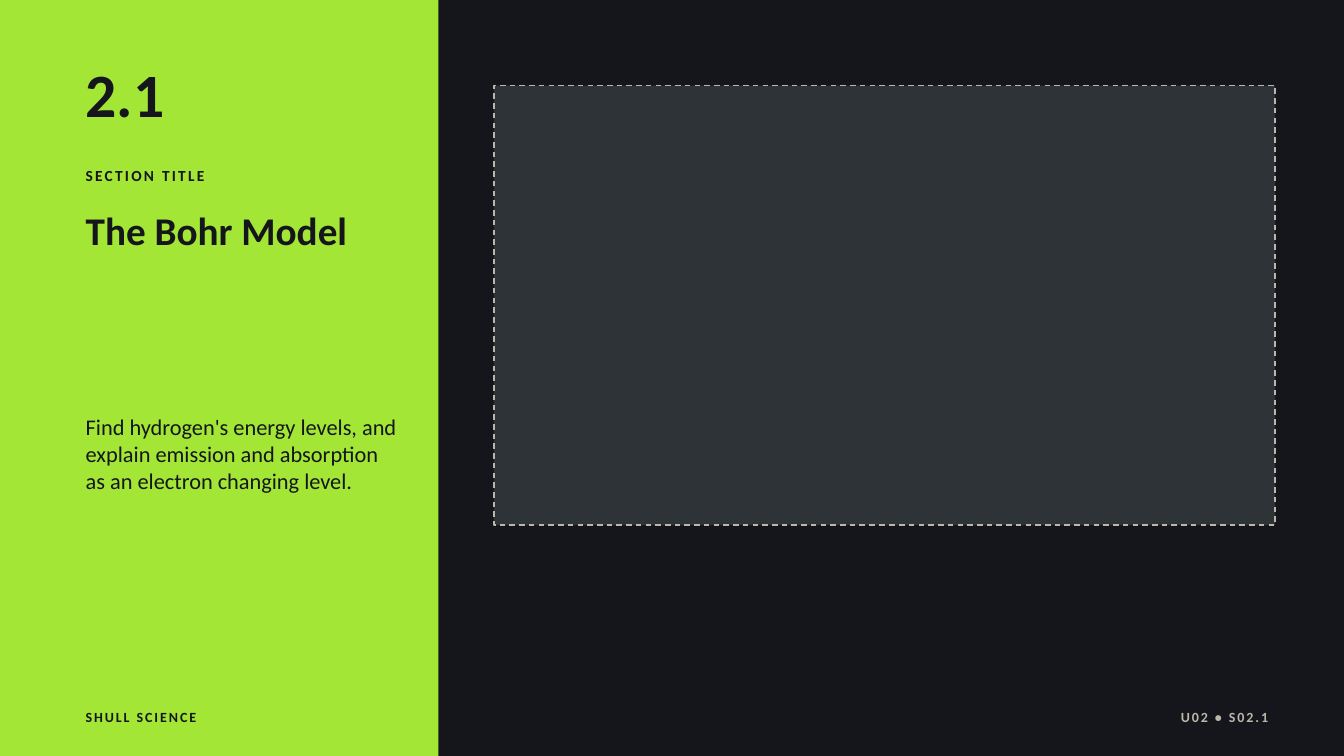
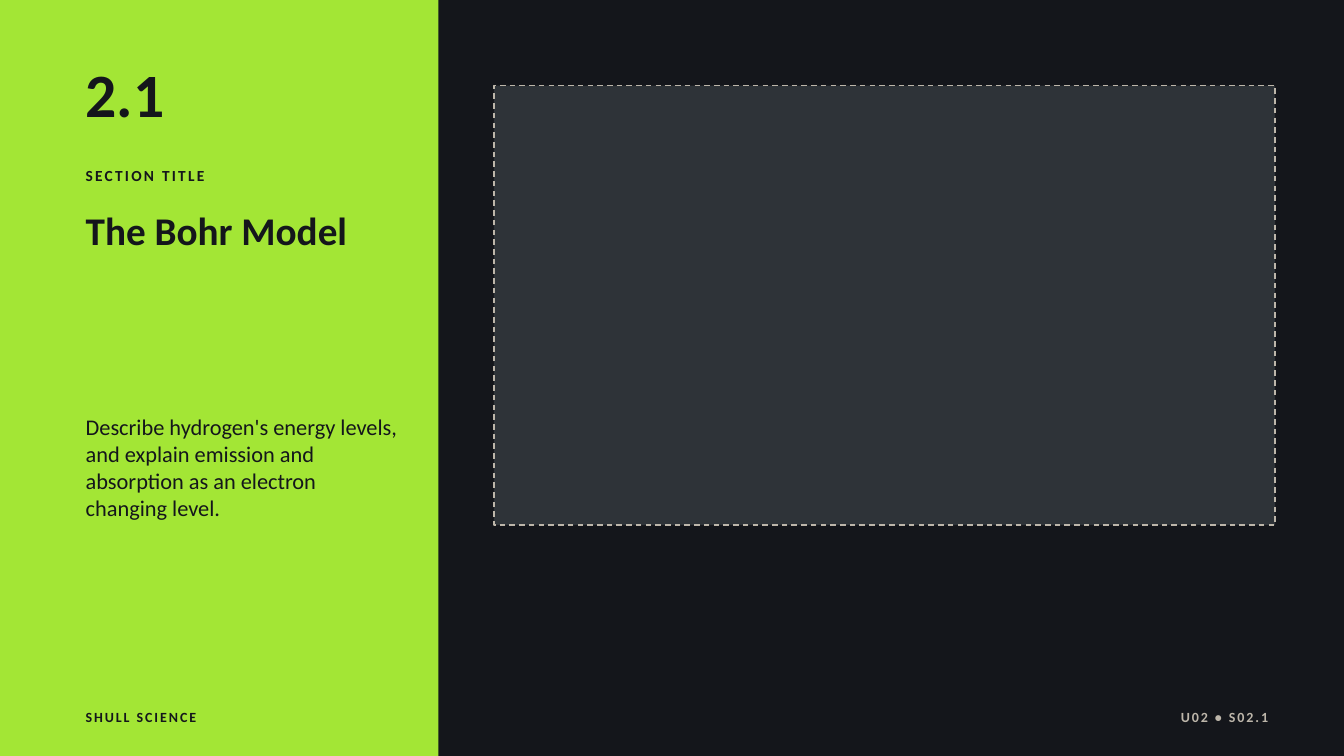
Before and after one commit to Hayabusa015/WorkWork, a slide deck: slide 1 of deliverables/chem-u02/SHULL_CHEM_Slides_U02_S02.1.pptx. Drawn at 1344x756 pixels with LibreOffice and Linux fonts; fonts in the diff are those of the drawing. Boxes give left, top, right and bottom in pixels: in the first picture for what was removed or moved away, otherwise in the second. Text is boxed around its words. In the diff, an @@ line names an element or a change of style, - is before the commit and + after.

```diff
--- a/deliverables/chem-u02/SHULL_CHEM_Slides_U02_S02.1.pptx
+++ b/deliverables/chem-u02/SHULL_CHEM_Slides_U02_S02.1.pptx
@@ text at box(86, 419, 397, 520): text changed @@
-Find hydrogen's energy levels, and explain emission and absorption as an electron changing level.
+Describe hydrogen's energy levels, and explain emission and absorption as an electron changing level.
```
Also in this commit, not shown: 11 other slides changed, 1 slide added, 1 slide removed, 7 other files.
